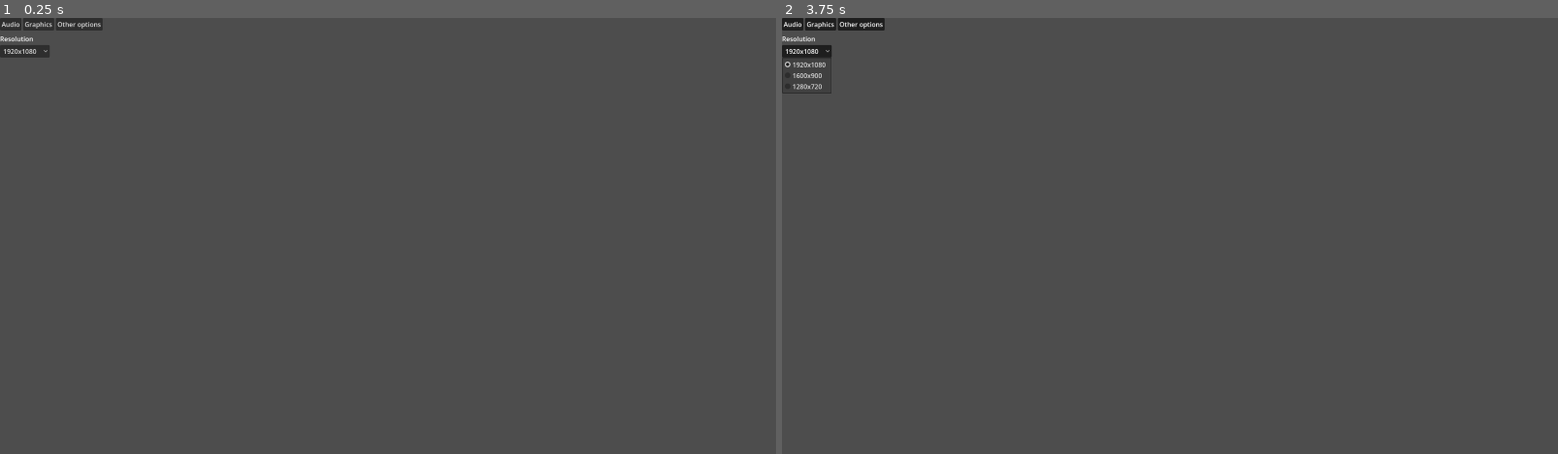
Above: before the commit, frames 1-2 (left to right).
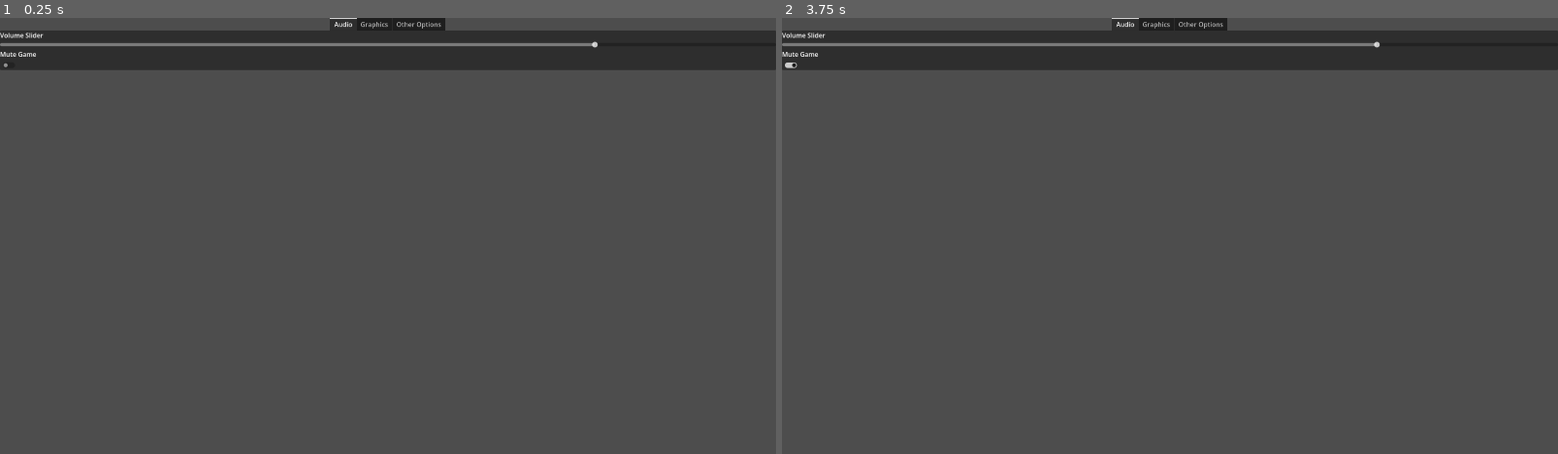
Above: after the commit, the same moments.

Repository: fliro76/New-Game-1
Game: Godot game, scene res://1.Levels/1.1 Settings.tscn
Same seed, same stepped clock (60 frames per second), same inputs: the game is played once before the commit and once after it. This scene is started directly instead of the project's main scene.
Inputs (mouse positions are in pixels of both pictures, inside the frame that each line leads up to):
- Up to frame 1 (0.25 s): no input
- Up to frame 2 (3.75 s): click (789, 22) at 0.5 s, where only the run before the commit has a clickable "Audio"; click (789, 65) at 1.27 s; click (820, 22) at 2 s, where only the run before the commit has a clickable "Graphics"; click (859, 22) at 2.75 s, where only the run before the commit has a clickable "Other options"; click (805, 52) at 3.5 s, where only the run before the commit has a clickable "1920x1080"

The runs differ from the first frame. In frame 1, 9.1% of the frame differs, in the area x 0-100%, y 0-12%; in frame 2, 9.1%, in the area x 0-100%, y 0-18%.

Commit message:
Added Tabs
Added tabs to the settings.

Diff:
--- a/1.Levels/1.1 Settings.tscn
+++ b/1.Levels/1.1 Settings.tscn
@@ -12,81 +12,56 @@
 grow_vertical = 2
 script = ExtResource("1_ua5vm")
 
-[node name="Tabs" type="Container" parent="." unique_id=1330940434]
+[node name="Tabs" type="TabContainer" parent="." unique_id=897016297]
 layout_mode = 1
 anchors_preset = 10
 anchor_right = 1.0
-offset_bottom = 74.0
+offset_bottom = 31.0
 grow_horizontal = 2
+tab_alignment = 1
+current_tab = 0
+clip_tabs = false
+switch_on_drag_hover = false
 
-[node name="HBoxContainer" type="HBoxContainer" parent="Tabs" unique_id=816931063]
+[node name="Audio" type="MarginContainer" parent="Tabs" unique_id=298186906]
+layout_mode = 2
+metadata/_tab_index = 0
+
+[node name="VBoxContainer" type="VBoxContainer" parent="Tabs/Audio" unique_id=1312675949]
 layout_mode = 2
 
-[node name="Audio" type="Button" parent="Tabs/HBoxContainer" unique_id=1020805273]
-layout_mode = 2
-toggle_mode = true
-action_mode = 0
-text = "Audio"
-
-[node name="Graphics" type="Button" parent="Tabs/HBoxContainer" unique_id=774861353]
-layout_mode = 2
-toggle_mode = true
-action_mode = 0
-text = "Graphics"
-
-[node name="Other Options" type="Button" parent="Tabs/HBoxContainer" unique_id=226616393]
-layout_mode = 2
-toggle_mode = true
-text = "Other options"
-
-[node name="Container2" type="Container" parent="." unique_id=1926151212]
-layout_mode = 1
-anchors_preset = 15
-anchor_right = 1.0
-anchor_bottom = 1.0
-offset_top = 40.0
-grow_horizontal = 2
-grow_vertical = 2
-
-[node name="Audio" type="MarginContainer" parent="Container2" unique_id=298186906]
-unique_name_in_owner = true
-visible = false
-layout_mode = 2
-
-[node name="VBoxContainer" type="VBoxContainer" parent="Container2/Audio" unique_id=1312675949]
-layout_mode = 2
-
-[node name="Label" type="Label" parent="Container2/Audio/VBoxContainer" unique_id=1903205262]
+[node name="Label" type="Label" parent="Tabs/Audio/VBoxContainer" unique_id=1903205262]
 layout_mode = 2
 text = "Volume Slider"
 
-[node name="Volume" type="HSlider" parent="Container2/Audio/VBoxContainer" unique_id=1161706560]
+[node name="Volume" type="HSlider" parent="Tabs/Audio/VBoxContainer" unique_id=1161706560]
 layout_mode = 2
 tooltip_text = "Volume Slider"
 min_value = -20.0
 max_value = 6.0
 ticks_position = 3
 
-[node name="Label3" type="Label" parent="Container2/Audio/VBoxContainer" unique_id=1660850447]
+[node name="Label3" type="Label" parent="Tabs/Audio/VBoxContainer" unique_id=1660850447]
 layout_mode = 2
 text = "Mute Game"
 
-[node name="CheckButton" type="CheckButton" parent="Container2/Audio/VBoxContainer" unique_id=758844029]
+[node name="CheckButton" type="CheckButton" parent="Tabs/Audio/VBoxContainer" unique_id=758844029]
 layout_mode = 2
 size_flags_horizontal = 0
 
-[node name="Graphics" type="MarginContainer" parent="Container2" unique_id=1364994580]
-unique_name_in_owner = true
+[node name="Graphics" type="MarginContainer" parent="Tabs" unique_id=1364994580]
+visible = false
+layout_mode = 2
+metadata/_tab_index = 1
+
+[node name="VBoxContainer" type="VBoxContainer" parent="Tabs/Graphics" unique_id=618764756]
 layout_mode = 2
 
-[node name="VBoxContainer" type="VBoxContainer" parent="Container2/Graphics" unique_id=618764756]
-layout_mode = 2
-
-[node name="Label2" type="Label" parent="Container2/Graphics/VBoxContainer" unique_id=1725727343]
+[node name="Label2" type="Label" parent="Tabs/Graphics/VBoxContainer" unique_id=1725727343]
 layout_mode = 2
 text = "Resolution"
 
-[node name="Resolutions" type="OptionButton" parent="Container2/Graphics/VBoxContainer" unique_id=2008807326]
+[node name="Resolutions" type="OptionButton" parent="Tabs/Graphics/VBoxContainer" unique_id=2008807326]
 layout_mode = 2
 selected = 0
 item_count = 3
@@ -97,12 +72,24 @@
 popup/item_2/text = "1280x720"
 popup/item_2/id = 2
 
+[node name="Other Options" type="Button" parent="Tabs" unique_id=226616393]
+visible = false
+layout_mode = 2
+toggle_mode = true
+text = "Other options"
+metadata/_tab_index = 2
+
 [node name="AudioStreamPlayer" type="AudioStreamPlayer" parent="." unique_id=303013095]
 stream = ExtResource("2_11dmk")
 autoplay = true
 
-[connection signal="toggled" from="Tabs/HBoxContainer/Audio" to="." method="_on_audio_toggled"]
-[connection signal="toggled" from="Tabs/HBoxContainer/Graphics" to="." method="_on_graphics_toggled"]
-[connection signal="value_changed" from="Container2/Audio/VBoxContainer/Volume" to="." method="_on_volume_value_changed"]
-[connection signal="toggled" from="Container2/Audio/VBoxContainer/CheckButton" to="." method="_on_check_button_toggled"]
-[connection signal="item_selected" from="Container2/Graphics/VBoxContainer/Resolutions" to="." method="_on_resolutions_item_selected"]
+[node name="HBoxContainer" type="HBoxContainer" parent="." unique_id=816931063]
+visible = false
+layout_mode = 0
+anchor_right = 1.0
+anchor_bottom = 1.0
+offset_top = 31.0
+
+[connection signal="value_changed" from="Tabs/Audio/VBoxContainer/Volume" to="." method="_on_volume_value_changed"]
+[connection signal="toggled" from="Tabs/Audio/VBoxContainer/CheckButton" to="." method="_on_check_button_toggled"]
+[connection signal="item_selected" from="Tabs/Graphics/VBoxContainer/Resolutions" to="." method="_on_resolutions_item_selected"]
--- a/3.Scripts/1. Menus/Settings.gd
+++ b/3.Scripts/1. Menus/Settings.gd
@@ -3,20 +3,6 @@
 # Called when the node enters the scene tree for the first time.
 func _ready() -> void:
 	pass # Replace with function body.
-
-# Opens the Audio tab
-func _on_audio_toggled(toggled_on: bool) -> void:
-	if true:
-		%Audio.show
-	if false:
-		%Audio.hide
-
-#Opens the Graphics tab
-func _on_graphics_toggled(toggled_on: bool) -> void:
-	if true:
-		%Graphics.show
-	if false:
-		%Graphics.hide
 
 
 func _on_pressed() -> void:
